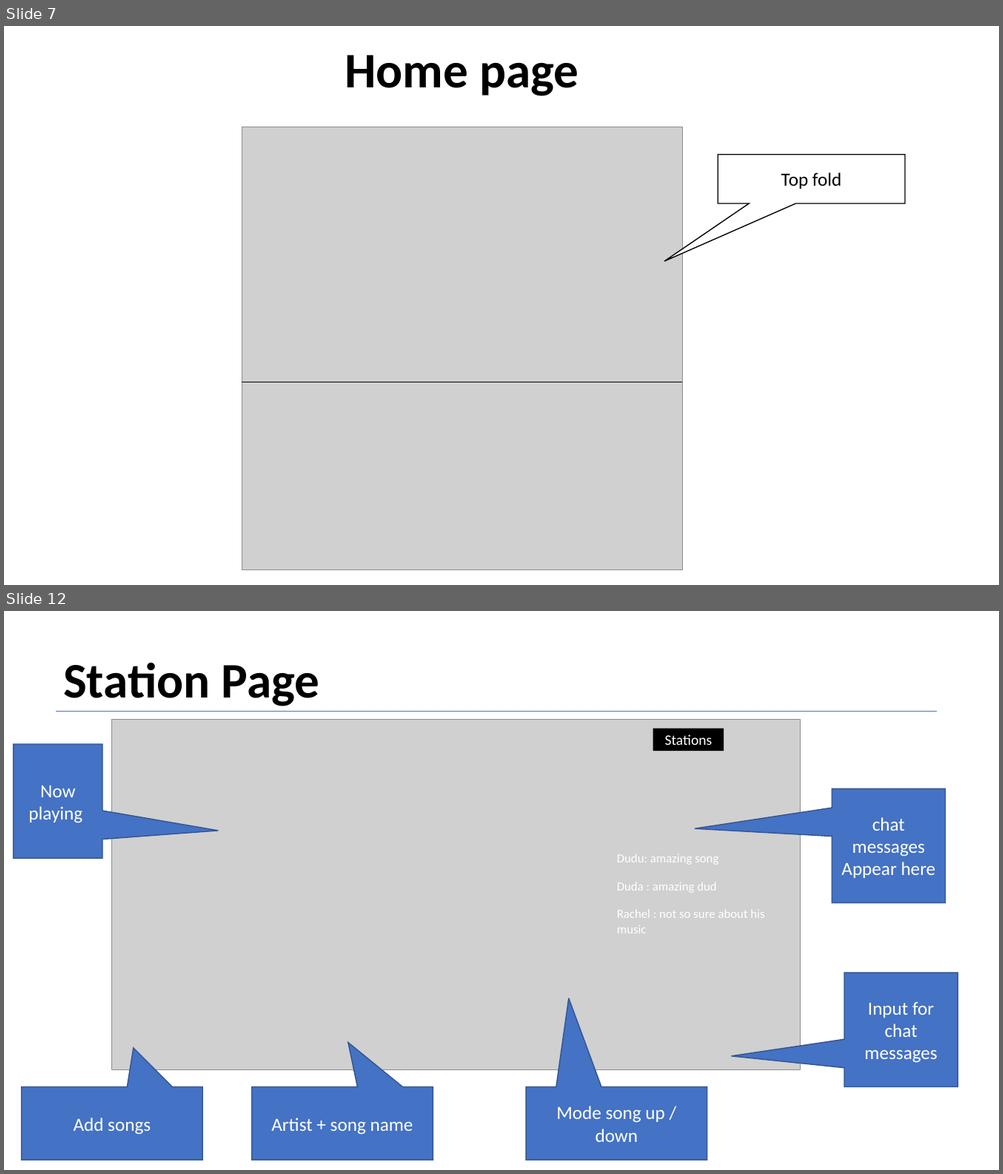
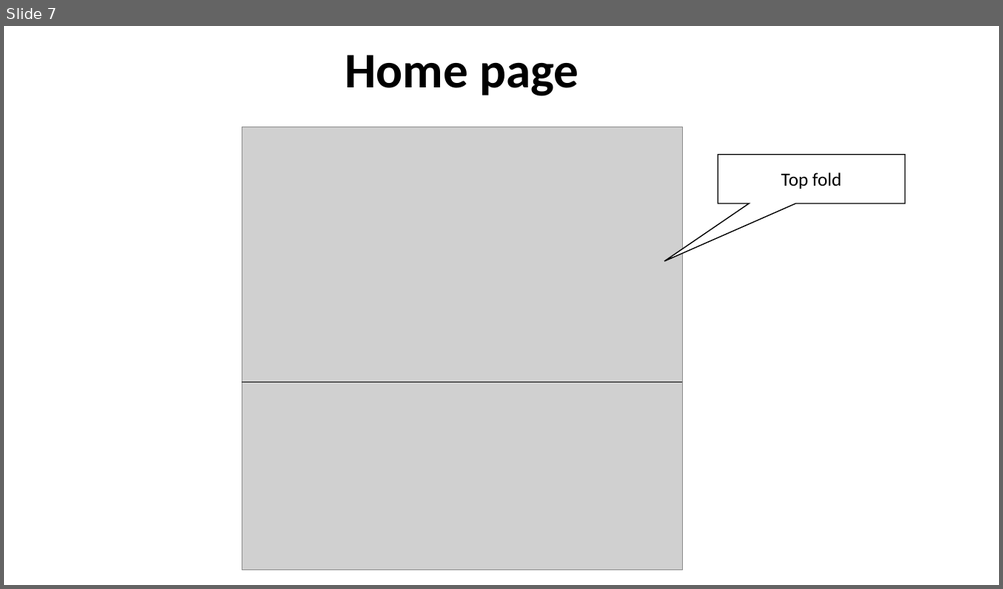
Before and after one commit to EmanuelBenHamo/Fiver-Final-Sprint, a slide deck: Product Definition Document Sample - Vybing - v1.5.pptx. Shown one above the other, each under a label of ours: slides 7 and 12 before the commit, slide 7 after it; the slides between them are not shown. The pictures are 1003x1174 and 1003x589 pixels, drawn with LibreOffice and Linux fonts; fonts in the diff are those of the drawing; grey boxes stand for pictures. Boxes give left, top, right and bottom in pixels: in the first picture for what was removed or moved away, otherwise in the second. Text is boxed around its words. In the diff, an @@ line names an element or a change of style, - is before the commit and + after.

```diff
--- a/Product Definition Document Sample - Vybing - v1.5.pptx
+++ b/Product Definition Document Sample - Vybing - v1.5.pptx
@@ slide 12 removed at box(4, 611, 999, 1170), background #FFFFFF @@
@@ text removed at box(63, 662, 320, 706) @@
-Station Page
@@ line removed from (57, 711) to (936, 711) @@
@@ picture removed at box(112, 720, 800, 1071) @@
@@ rectangle removed at box(653, 728, 724, 751) @@
-Stations
@@ speech box removed at box(13, 744, 102, 859) @@
-Now playing
@@ speech box removed at box(831, 789, 945, 903) @@
-chat messages
-Appear here
@@ text removed at box(617, 854, 718, 864) @@
-Dudu: amazing song
@@ text removed at box(617, 883, 716, 892) @@
-Duda : amazing dud
@@ text removed at box(617, 910, 764, 934) @@
-Rachel : not so sure about his music
@@ speech box removed at box(844, 973, 958, 1087) @@
-Input for chat messages
@@ speech box removed at box(21, 1087, 202, 1160) @@
-Add songs
@@ speech box removed at box(252, 1087, 433, 1160) @@
-Artist + song name
@@ speech box removed at box(526, 1087, 707, 1160) @@
-Mode song up / down
```
Also in this commit, not shown: 3 slides changed, 3 slides added, 12 other slides removed.
